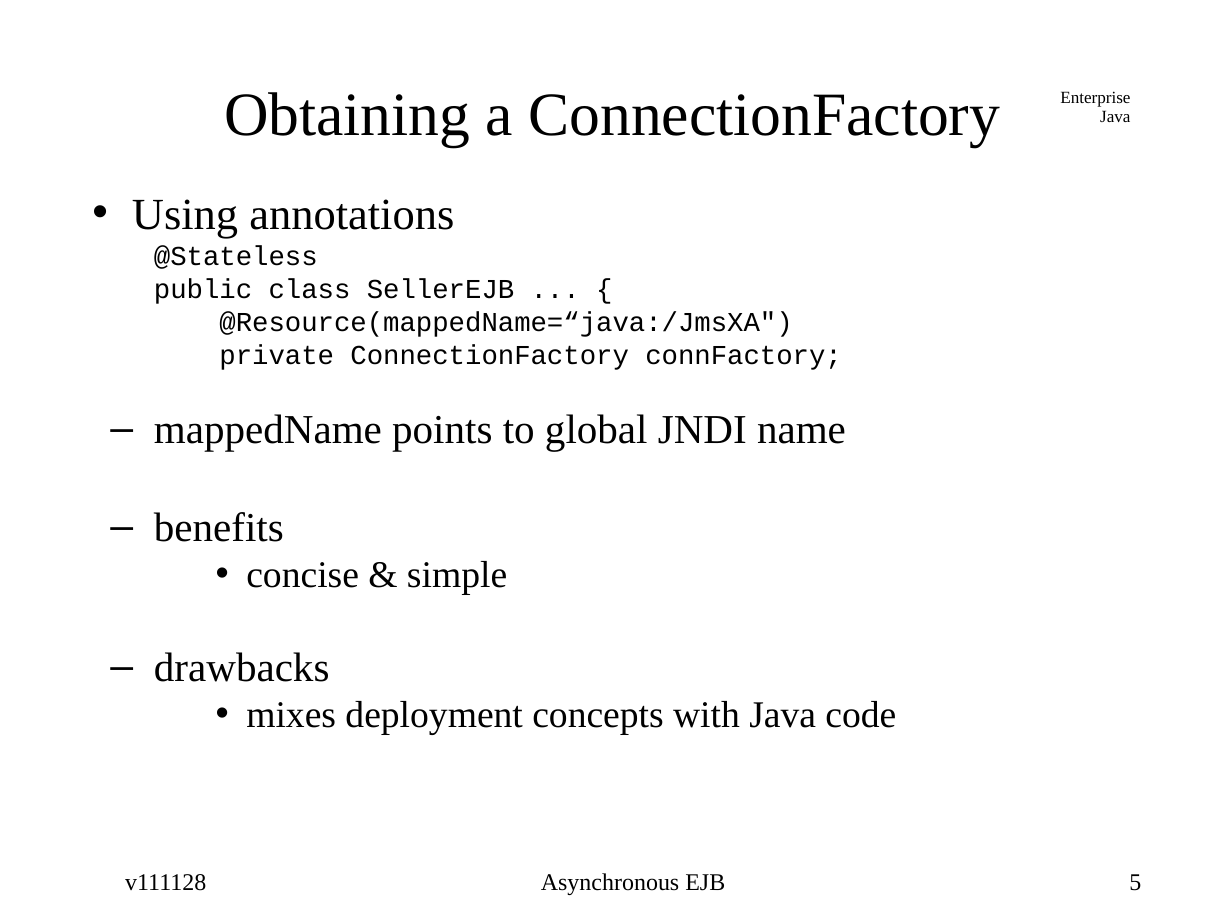
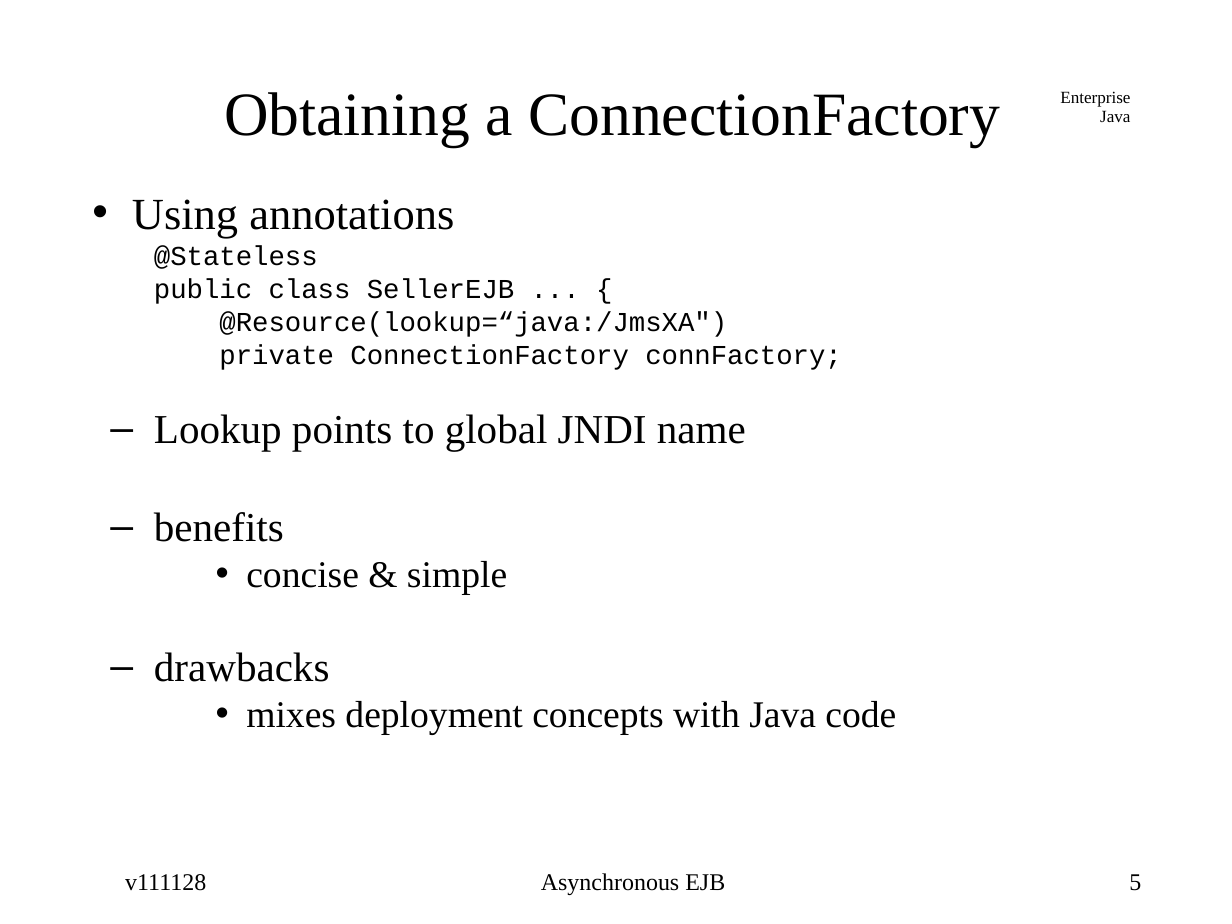
Before and after one commit to ejavaguy/ejava-instructor, a slide deck: slide 5 of async/asyncEJB/src/main/webapp/ppt/asyncEJB.ppt. Drawn at 1232x924 pixels with LibreOffice and Linux fonts; fonts in the diff are those of the drawing. Boxes give left, top, right and bottom in pixels: in the first picture for what was removed or moved away, otherwise in the second. Text is boxed around its words. In the diff, an @@ line names an element or a change of style, - is before the commit and + after.

Commit message:
update JNDI resource lookups

```diff
--- a/async/asyncEJB/src/main/webapp/ppt/asyncEJB.ppt
+++ b/async/asyncEJB/src/main/webapp/ppt/asyncEJB.ppt
@@ text at [219,311,727,337]: text changed @@
-  @Resource(mappedName=“java:/JmsXA")
+  @Resource(lookup=“java:/JmsXA")
@@ text at [154,414,746,451]: text changed @@
-  – mappedName points to global JNDI name
+  – Lookup points to global JNDI name
```
Also in this commit, not shown: 35 other slides changed.
